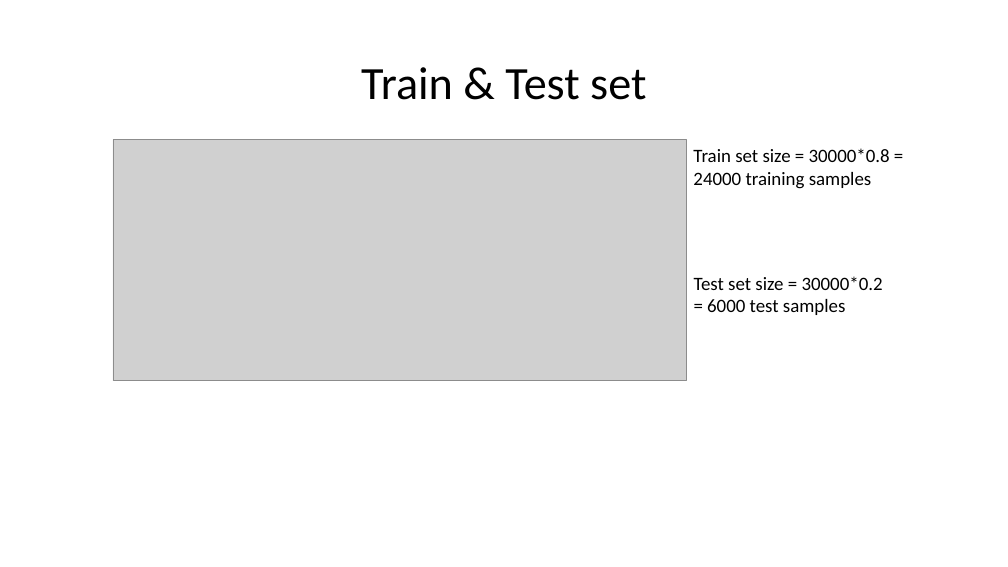
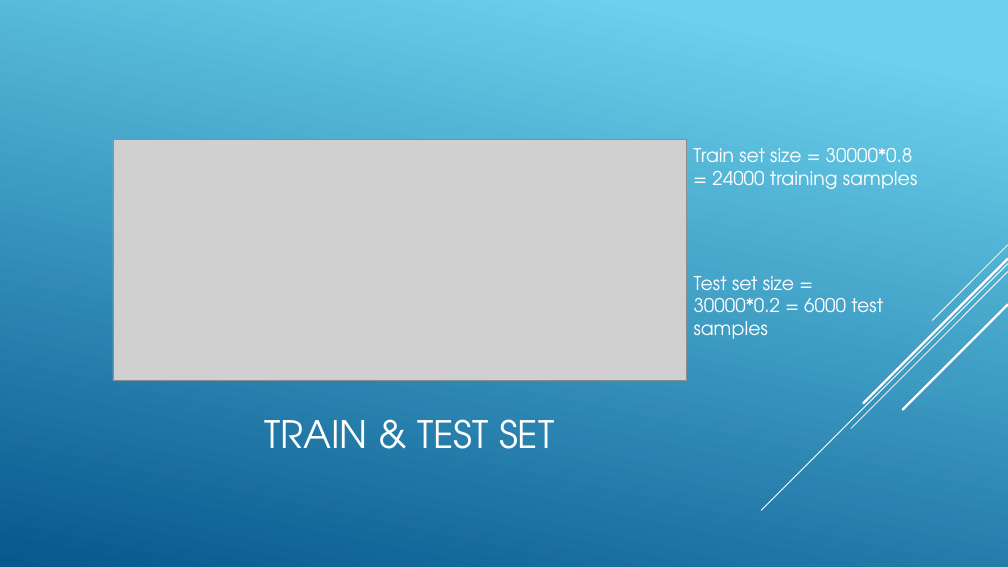
Before and after one commit to jordantangy/MoviePosterClassification-CNN, a slide deck: slide 11 of Slide Show.pptx (slide 4 before the commit). Drawn at 1008x567 pixels with LibreOffice and Linux fonts; fonts in the diff are those of the drawing; grey boxes stand for pictures. Boxes give left, top, right and bottom in pixels: in the first picture for what was removed or moved away, otherwise in the second. Text is boxed around its words. In the diff, an @@ line names an element or a change of style, - is before the commit and + after.

```diff
--- a/Slide Show.pptx
+++ b/Slide Show.pptx
@@ background #FFFFFF to gradient #6ED2EB to #06588E @@
@@ text "Train set size = 30000*0.8 ..." at bbox=[693, 148, 918, 189]: font Calibri to TeX Gyre Adventor, text colour #000000 to #FFFFFF @@
@@ text "Test set size = 30000*0.2 ..." at bbox=[694, 276, 883, 339]: font Calibri to TeX Gyre Adventor, text colour #000000 to #FFFFFF @@
@@ group added at bbox=[761, 245, 1008, 510]: 5 lines @@
@@ title at bbox=[264, 419, 554, 449]: text changed; size 44 to 36 pt; font Calibri to TeX Gyre Adventor; text colour #000000 to #FFFFFF @@
-Train & Test set
+TRAIN & TEST SET
```
Also in this commit, not shown: 6 other slides changed, 7 slides added, 2 other files.
